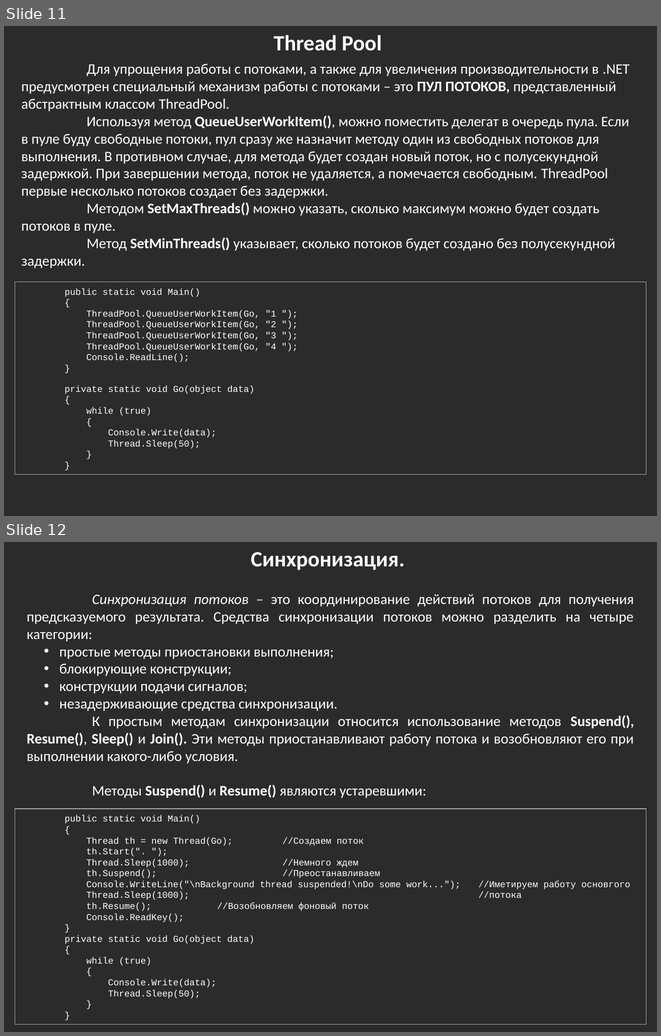
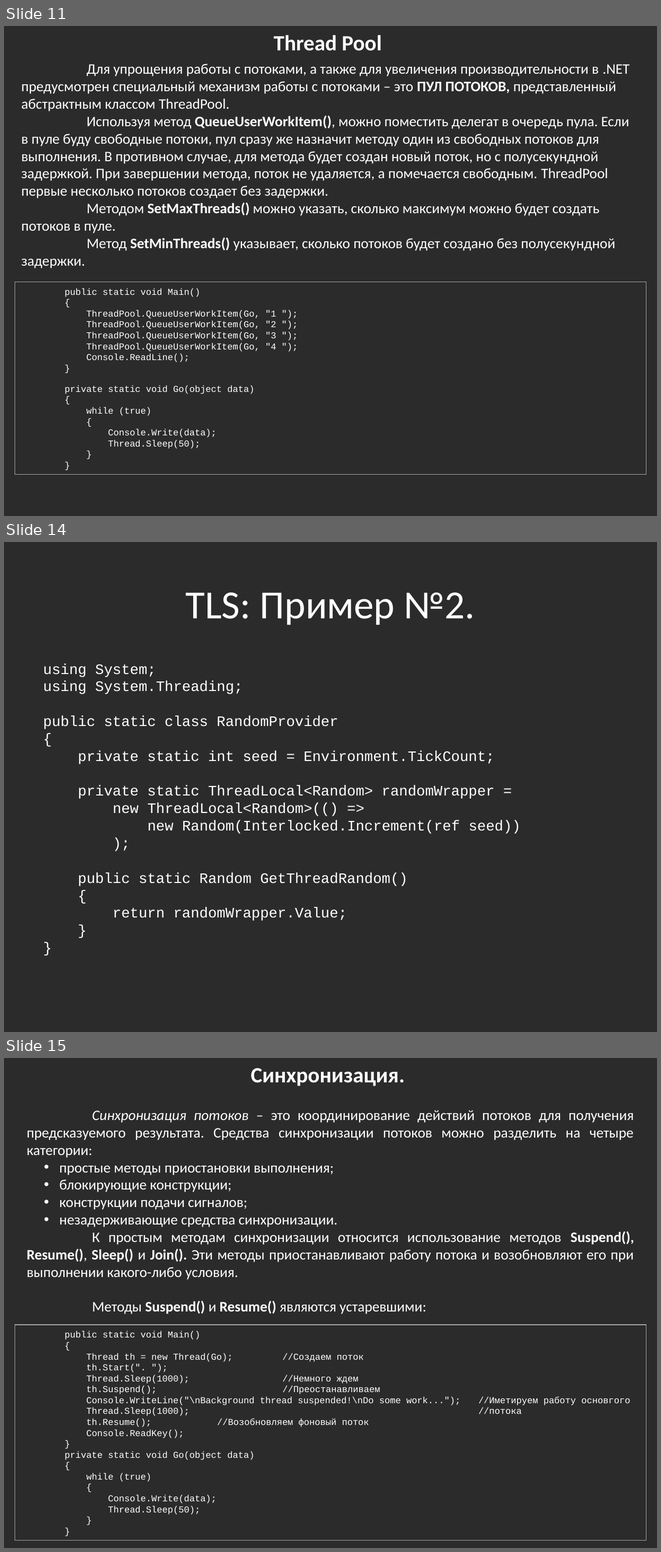
Before and after one commit to bazile/Training, a slide deck: Presentation/lesson-08-multithreading.pptx. Shown one above the other, each under a label of ours: slides 11 and 12 before the commit, slides 11, 14 and 15 after it; the slides between them are not shown. The pictures are 661x1036 and 661x1552 pixels, drawn with LibreOffice and Linux fonts; fonts in the diff are those of the drawing; background and template pictures are left out; a plain dark background stands for a picture behind light text. Boxes give left, top, right and bottom in pixels: in the first picture for what was removed or moved away, otherwise in the second. Text is boxed around its words. In the diff, an @@ line names an element or a change of style, - is before the commit and + after.

```diff
--- a/Presentation/lesson-08-multithreading.pptx
+++ b/Presentation/lesson-08-multithreading.pptx
@@ slide 14 added at [4,542,657,1032], background picture (left out) @@
@@ title added at [186,592,475,625], 44 pt, text #FFFFFF @@
+TLS: Пример №2.
@@ text added at [43,663,521,920], 16 pt, text #FFFFFF @@
+using System;
+using System.Threading;
+public static class RandomProvider
+{
+private static int seed = Environment.TickCount;
+private static ThreadLocal<Random> randomWrapper =
+new ThreadLocal<Random>(() =>
+new Random(Interlocked.Increment(ref seed))
+);
+public static Random GetThreadRandom()
+{
+return randomWrapper.Value;
+}
+}
@@ what was slide 12 is now slide 15 @@
```
Also in this commit, not shown: 1 slide changed, 3 other slides added, 1 other file.
